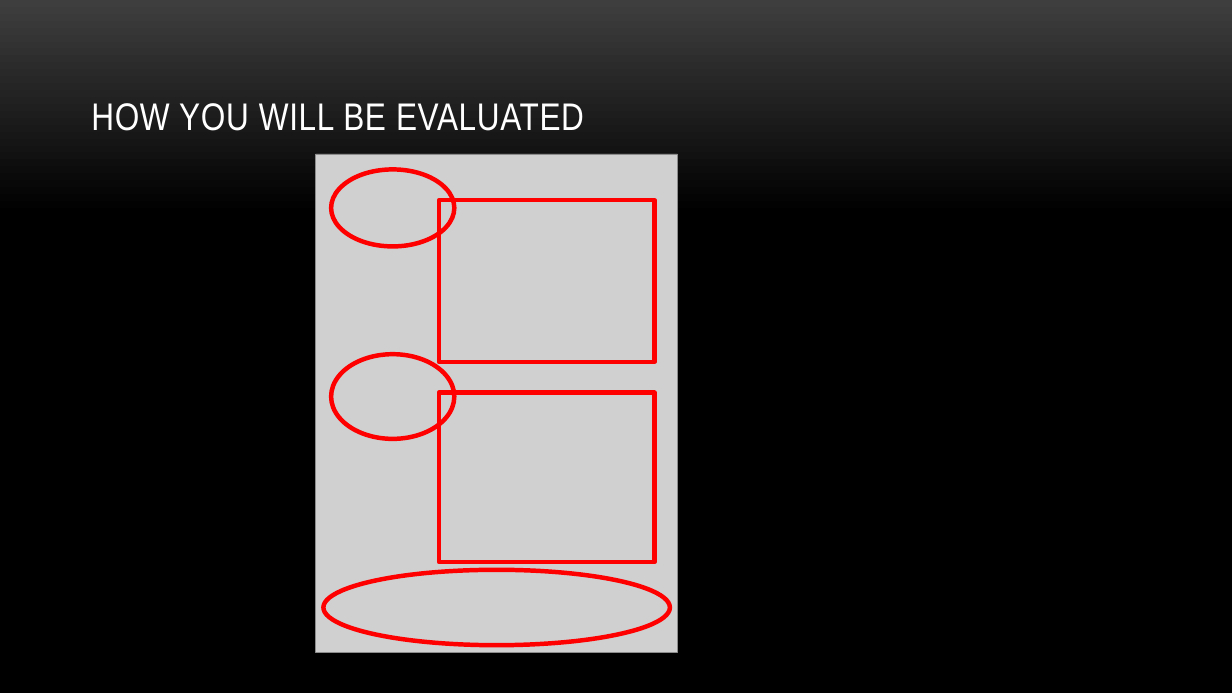
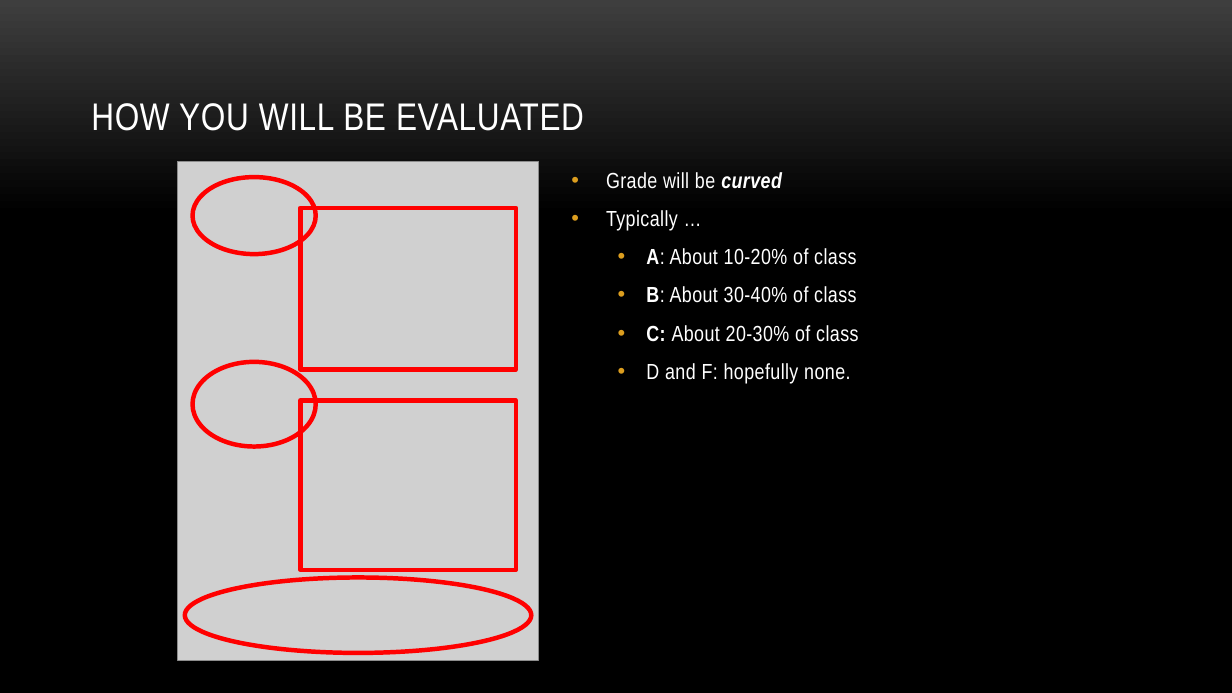
Before and after one commit to myuwbclasses/IntroGameDev-XJTU, a slide deck: slide 15 of PPT/Intro.pptx (slide 16 before the commit). Drawn at 1232x693 pixels with LibreOffice and Linux fonts; fonts in the diff are those of the drawing; grey boxes stand for pictures; background and template pictures are left out. Boxes give left, top, right and bottom in pixels: in the first picture for what was removed or moved away, otherwise in the second. Text is boxed around its words. In the diff, an @@ line names an element or a change of style, - is before the commit and + after.

```diff
--- a/PPT/Intro.pptx
+++ b/PPT/Intro.pptx
@@ 3 ellipses, 1 picture: place and size @@
-3 ellipses, 1 picture at [316, 154, 678, 653]
+3 ellipses, 1 picture at [177, 162, 540, 660]
@@ text added at [606, 172, 858, 384], 17 pt, text #FFFFFF @@
+• Grade will be curved
+• Typically …
+  • A: About 10-20% of class
+  • B: About 30-40% of class
+  • C: About 20-30% of class
+  • D and F: hopefully none.
@@ rectangle: place and size @@
-rectangle at [439, 201, 654, 362]
+rectangle at [300, 208, 516, 370]
@@ rectangle: place and size @@
-rectangle at [439, 393, 654, 562]
+rectangle at [300, 400, 516, 569]
```
Also in this commit, not shown: 1 other slide changed, 1 slide removed.
